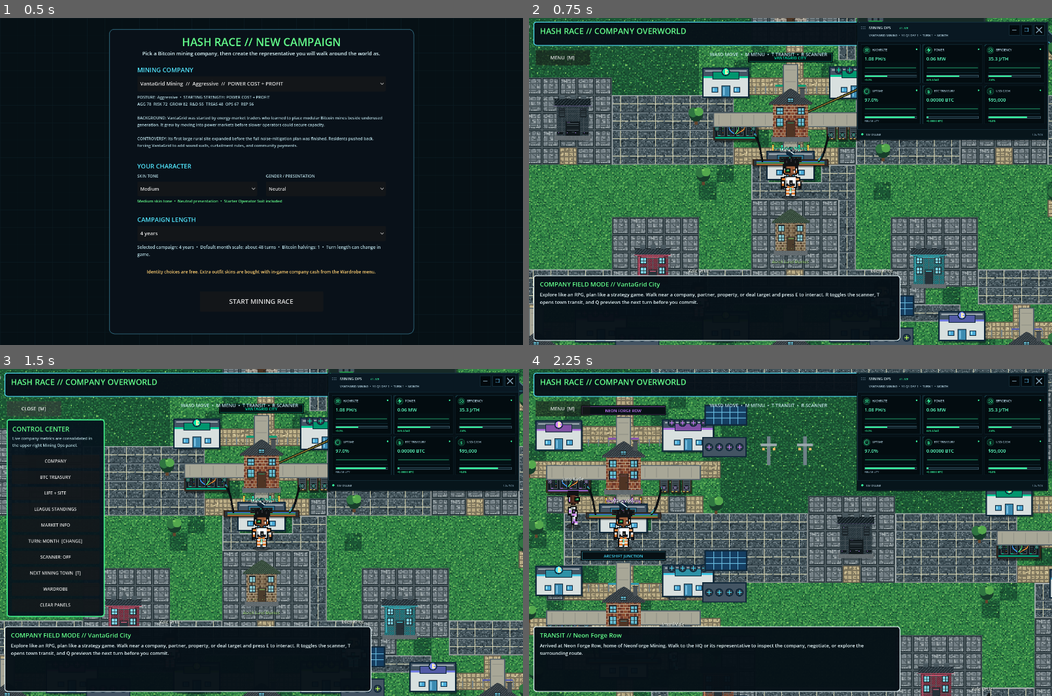
Above: before the commit, frames 1-4 (two rows, left to right).
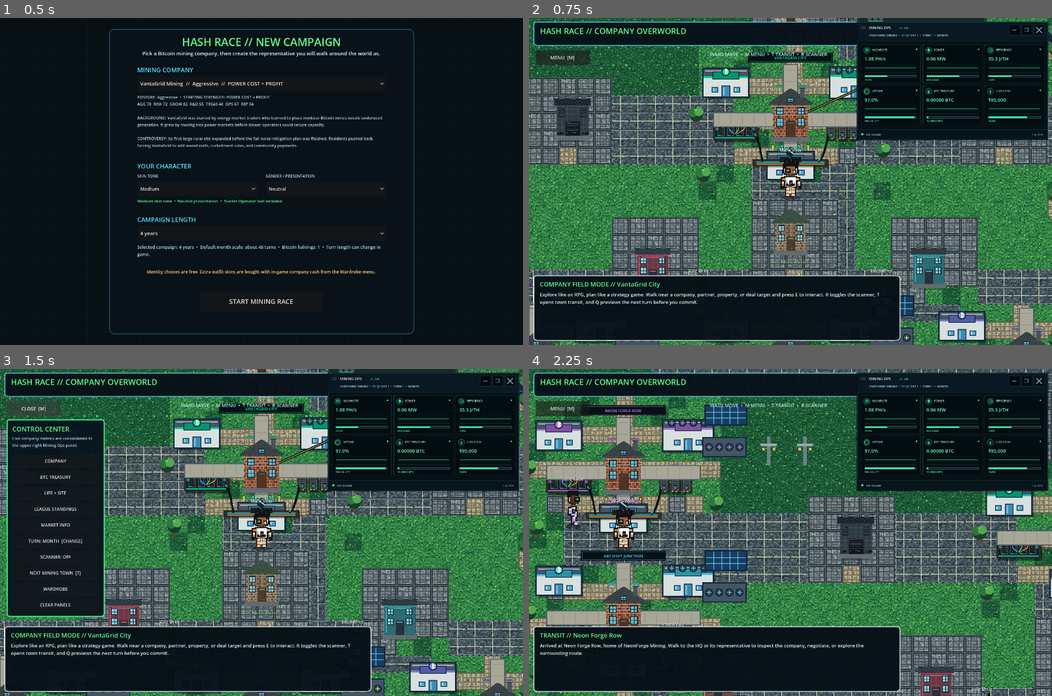
Above: after the commit, the same moments.

Repository: 1freetech/HashRace
Game: Godot game, scene res://scenes/campaign_setup.tscn
Same seed, same stepped clock (60 frames per second), same inputs: the game is played once before the commit and once after it.
Inputs:
- Up to frame 1 (0.5 s): no input
- Up to frame 2 (0.75 s): click "START MINING RACE" at 0.5 s
- Up to frame 3 (1.5 s): click "MENU [M]" at 1.25 s
- Up to frame 4 (2.25 s): click "NEXT MINING TOWN [T]" at 2 s

Frame 1 is identical in both runs. In frame 2, 2.3% of the frame differs, in the area x 0-100%, y 0-100%; in frame 3, 1.9%; in frame 4, 1.8%.

Commit message:
Release v0.082 with Gen-2 microtile rendering

Diff:
--- a/Godot/scenes/world.tscn
+++ b/Godot/scenes/world.tscn
@@ -1,7 +1,7 @@
 [gd_scene load_steps=3 format=3]
 
-; world_v080.gd -> res://scripts/world_v073.gd -> world_v072.gd -> existing visual/gameplay stack. v0.080 unifies procedural facilities and characters on a hard pixel grid, adds ground-contact depth sorting, and locks the live camera to whole pixels while preserving negotiation, infrastructure, simulation, and the Mining Ops HUD.
-[ext_resource path="res://scripts/world_v080.gd" type="Script" id="1_world"]
+; world_v082.gd -> res://scripts/world_v073.gd -> world_v072.gd -> existing visual/gameplay stack. v0.082 keeps the v0.080 hard pixel/depth contract and adds an 8x8 microtile composition layer for terrain edges, surface motifs and industrial building cladding while preserving negotiation, infrastructure, simulation, and the Mining Ops HUD.
+[ext_resource path="res://scripts/world_v082.gd" type="Script" id="1_world"]
 [ext_resource path="res://scripts/live_treasury_controls.gd" type="Script" id="2_treasury"]
 
 [node name="HashRaceRPGStrategyWorld" type="Node2D"]
--- /dev/null
+++ b/Godot/scripts/gen2_microtile_rules.gd
@@ -0,0 +1,80 @@
+extends RefCounted
+class_name HashRaceGen2Microtiles
+
+# Hash Race adaptation of the MIT-licensed Pokemon-gen-2-style-tilemap idea:
+# build larger terrain/objects from named 8x8 microtiles and deterministic
+# variants instead of painting arbitrary sub-pixel/vector detail.
+# No Pokemon artwork is bundled or copied.
+
+const MICRO_TILE_SIZE: float = 8.0
+const CELL_MICROTILES: int = 6
+const CELL_SIZE: float = MICRO_TILE_SIZE * float(CELL_MICROTILES)
+
+const NORTH: int = 1
+const EAST: int = 2
+const SOUTH: int = 4
+const WEST: int = 8
+
+const MOTIF_NAMES := [
+    "path",
+    "path_gravel",
+    "grass_flat",
+    "grass_tuft",
+    "water_wave",
+    "lot_panel",
+    "plaza_paver",
+    "building_cladding",
+]
+
+static func neighbor_mask(cells: Dictionary, cell: Vector2i, tile_id: int) -> int:
+    var mask: int = 0
+    if int(cells.get(cell + Vector2i.UP, -999999)) == tile_id:
+        mask |= NORTH
+    if int(cells.get(cell + Vector2i.RIGHT, -999999)) == tile_id:
+        mask |= EAST
+    if int(cells.get(cell + Vector2i.DOWN, -999999)) == tile_id:
+        mask |= SOUTH
+    if int(cells.get(cell + Vector2i.LEFT, -999999)) == tile_id:
+        mask |= WEST
+    return mask
+
+static func has_neighbor(mask: int, direction: int) -> bool:
+    return (mask & direction) != 0
+
+static func motif_slots(seed: int, count: int) -> Array[Vector2i]:
+    var slots: Array[Vector2i] = []
+    var used: Dictionary = {}
+    var total: int = CELL_MICROTILES * CELL_MICROTILES
+    var wanted: int = clampi(count, 0, total)
+    var state: int = absi(seed) + 17
+    while slots.size() < wanted:
+        state = int((state * 1103515245 + 12345) % 2147483647)
+        var idx: int = state % total
+        var guard: int = 0
+        while used.has(idx) and guard < total:
+            idx = (idx + 7) % total
+            guard += 1
+        if used.has(idx):
+            break
+        used[idx] = true
+        slots.append(Vector2i(idx % CELL_MICROTILES, int(idx / CELL_MICROTILES)))
+    return slots
+
+static func micro_origin(cell_origin: Vector2, slot: Vector2i) -> Vector2:
+    return cell_origin + Vector2(float(slot.x), float(slot.y)) * MICRO_TILE_SIZE
+
+static func snap_to_micro(value: float) -> float:
+    return roundf(value / MICRO_TILE_SIZE) * MICRO_TILE_SIZE
+
+static func snap_point(value: Vector2) -> Vector2:
+    return Vector2(snap_to_micro(value.x), snap_to_micro(value.y))
+
+static func source_contract_ready() -> bool:
+    var slots: Array[Vector2i] = motif_slots(42, 6)
+    return (
+        is_equal_approx(CELL_SIZE, 48.0)
+        and slots.size() == 6
+        and MOTIF_NAMES.has("grass_flat")
+        and MOTIF_NAMES.has("building_cladding")
+        and neighbor_mask({Vector2i.ZERO: 1, Vector2i.RIGHT: 1}, Vector2i.ZERO, 1) == EAST
+    )
--- a/Godot/scripts/validate_overworld.gd
+++ b/Godot/scripts/validate_overworld.gd
@@ -43,7 +43,7 @@
         "debug_character_customization_ready", "debug_character_skin_tone", "debug_character_gender",
         "debug_character_outfit", "debug_paid_outfits_use_game_cash", "debug_infrastructure_detail_ready",
         "debug_modular_architecture_ready", "debug_simulation_snapshot", "debug_physical_rack_count", "debug_hud_consolidated", "debug_v070_ready",
-        "debug_negotiation_ready", "debug_negotiation_snapshot", "debug_v072_ready", "debug_v073_ready", "debug_v080_ready", "debug_pixel_integration_ready", "debug_character_pose_library", "debug_character_body_variant_count", "play_character_action", "start_negotiation",
+        "debug_negotiation_ready", "debug_negotiation_snapshot", "debug_v072_ready", "debug_v073_ready", "debug_v080_ready", "debug_v082_ready", "debug_pixel_integration_ready", "debug_character_pose_library", "debug_character_body_variant_count", "play_character_action", "start_negotiation",
         "_choose_outfit", "_open_entity", "_end_quarter"
     ]
     for method_name in required_methods:
@@ -201,6 +201,9 @@
     if not bool(scene.call("debug_pixel_integration_ready")):
         _fail("building grid, whole-pixel camera, or depth integration is not ready")
         return
+    if not bool(scene.call("debug_v082_ready")):
+        _fail("v0.082 8x8 microtile terrain/building integration is not ready")
+        return
 
     # v0.052 character customization contract.
     if not bool(scene.call("debug_character_customization_ready")):
@@ -259,5 +262,5 @@
         _fail("confirmed turn settlement did not advance the turn")
         return
 
-    print("HASH RACE OVERWORLD PASS: v0.080 verified hard-grid pixel facilities, whole-pixel camera motion, base-Y character/building depth ordering, Resource-backed infrastructure, physical rack placement, fixed-tick simulation, consolidated live metrics, and negotiation systems.")
+    print("HASH RACE OVERWORLD PASS: v0.082 verified 8x8 microtile terrain/building composition on top of the v0.080 hard-grid camera/depth contract, Resource-backed infrastructure, physical rack placement, fixed-tick simulation, consolidated live metrics, and negotiation systems.")
     quit(0)
--- /dev/null
+++ b/Godot/scripts/world_v082.gd
@@ -0,0 +1,138 @@
+extends "res://scripts/world_v080.gd"
+
+# Hash Race v0.082 Gen-2-style microtile pass.
+# Inspired by the supplied MIT-licensed Pokemon-gen-2-style-tilemap tooling:
+# use named 8x8 source modules to construct larger 48px terrain cells and
+# building surfaces. This keeps detail structured without copying artwork.
+
+const Gen2Micro = preload("res://scripts/gen2_microtile_rules.gd")
+
+const V082_MICROTILE_REVISION: int = 1
+const V082_SOURCE: String = "Pokemon-gen-2-style-tilemap (MIT, Niko)"
+const V082_MICRO: float = 8.0
+
+func _ready() -> void:
+    super._ready()
+    set_meta("hashrace_gen2_microtile_revision", V082_MICROTILE_REVISION)
+    set_meta("hashrace_microtile_size", V082_MICRO)
+    queue_redraw()
+
+func _draw_art_tile(cell: Vector2i, tile_id: int) -> void:
+    super._draw_art_tile(cell, tile_id)
+    var origin := VisualStack.snap_to_pixel(
+        Vector2(float(cell.x) * ART_TILE_SIZE, float(cell.y) * ART_TILE_SIZE)
+    )
+    var seed: int = _detail_seed(cell, tile_id + 820)
+    _draw_v082_microtile_overlay(cell, origin, tile_id, seed)
+
+func _draw_v082_microtile_overlay(cell: Vector2i, origin: Vector2, tile_id: int, seed: int) -> void:
+    var mask: int = Gen2Micro.neighbor_mask(art_cells, cell, tile_id)
+    match tile_id:
+        TILE_GRASS, TILE_GRASS_DARK:
+            _draw_v082_grass_microtiles(origin, seed, tile_id == TILE_GRASS_DARK)
+        TILE_ROAD:
+            _draw_v082_road_microtiles(origin, seed, mask)
+        TILE_WATER:
+            _draw_v082_water_microtiles(origin, seed, mask)
+        TILE_LOT:
+            _draw_v082_lot_microtiles(origin, seed)
+        TILE_PLAZA:
+            _draw_v082_plaza_microtiles(origin, seed)
+
+func _draw_v082_grass_microtiles(origin: Vector2, seed: int, dark_variant: bool) -> void:
+    var low := Color("163427") if not dark_variant else Color("0b241b")
+    var mid := Color("2d6044") if not dark_variant else Color("1b4632")
+    var high := Color("4e8c5e") if not dark_variant else Color("347052")
+    var slots: Array[Vector2i] = Gen2Micro.motif_slots(seed, 5)
+    for i in range(slots.size()):
+        var p: Vector2 = Gen2Micro.micro_origin(origin, slots[i])
+        var tone: Color = high if i % 3 == 0 else (mid if i % 3 == 1 else low)
+        draw_rect(Rect2(p + Vector2(1.0, 5.0), Vector2(2.0, 2.0)), tone, true)
+        draw_rect(Rect2(p + Vector2(4.0, 2.0), Vector2(3.0, 2.0)), tone, true)
+        if i % 2 == 0:
+            draw_rect(Rect2(p + Vector2(5.0, 4.0), Vector2(2.0, 2.0)), low, true)
+
+func _draw_v082_road_microtiles(origin: Vector2, seed: int, mask: int) -> void:
+    var slots: Array[Vector2i] = Gen2Micro.motif_slots(seed, 4)
+    for i in range(slots.size()):
+        var p: Vector2 = Gen2Micro.micro_origin(origin, slots[i])
+        var tone := Color("3a4850") if i % 2 == 0 else Color("202b31")
+        draw_rect(Rect2(p + Vector2(2.0, 3.0), Vector2(4.0, 2.0)), tone, true)
+        if i % 2 == 0:
+            draw_rect(Rect2(p + Vector2(5.0, 6.0), Vector2(2.0, 1.0)), Color("65757c"), true)
+    _draw_v082_edge_modules(origin, mask, Color("65767d"), Color("1c282e"))
+
+func _draw_v082_water_microtiles(origin: Vector2, seed: int, mask: int) -> void:
+    var phase: int = int(Time.get_ticks_msec() / 240) % Gen2Micro.CELL_MICROTILES
+    for row in range(3):
+        var cell_x: int = (seed + row * 3 + phase) % Gen2Micro.CELL_MICROTILES
+        var p := origin + Vector2(float(cell_x) * V082_MICRO, 6.0 + float(row) * 14.0)
+        draw_rect(Rect2(p, Vector2(6.0, 2.0)), Color("5bc7d1"), true)
+        draw_rect(Rect2(p + Vector2(3.0, 3.0), Vector2(4.0, 2.0)), Color("1a7487"), true)
+    _draw_v082_edge_modules(origin, mask, Color("6bd4d9"), Color("0a3c50"))
+
+func _draw_v082_lot_microtiles(origin: Vector2, seed: int) -> void:
+    for i in range(1, Gen2Micro.CELL_MICROTILES):
+        if (i + seed) % 2 == 0:
+            var offset: float = float(i) * V082_MICRO
+            draw_rect(Rect2(origin + Vector2(offset, 4.0), Vector2(1.0, 40.0)), Color("38454a"), true)
+            draw_rect(Rect2(origin + Vector2(4.0, offset), Vector2(40.0, 1.0)), Color("38454a"), true)
+    for slot in Gen2Micro.motif_slots(seed + 31, 3):
+        var p: Vector2 = Gen2Micro.micro_origin(origin, slot)
+        draw_rect(Rect2(p + Vector2(3.0, 3.0), Vector2(2.0, 2.0)), Color("7c8a8f"), true)
+
+func _draw_v082_plaza_microtiles(origin: Vector2, seed: int) -> void:
+    for y in range(0, Gen2Micro.CELL_MICROTILES, 2):
+        for x in range((int(y / 2) + seed) % 2, Gen2Micro.CELL_MICROTILES, 2):
+            var p := origin + Vector2(float(x) * V082_MICRO, float(y) * V082_MICRO)
+            draw_rect(Rect2(p + Vector2(1.0, 1.0), Vector2(6.0, 6.0)), Color("617076"), false, 1.0)
+
+func _draw_v082_edge_modules(origin: Vector2, mask: int, light: Color, dark: Color) -> void:
+    if not Gen2Micro.has_neighbor(mask, Gen2Micro.NORTH):
+        for x in range(Gen2Micro.CELL_MICROTILES):
+            var tone: Color = light if x % 2 == 0 else dark
+            draw_rect(Rect2(origin + Vector2(float(x) * V082_MICRO, 0.0), Vector2(7.0, 2.0)), tone, true)
+    if not Gen2Micro.has_neighbor(mask, Gen2Micro.SOUTH):
+        for x in range(Gen2Micro.CELL_MICROTILES):
+            var tone: Color = dark if x % 2 == 0 else light
+            draw_rect(Rect2(origin + Vector2(float(x) * V082_MICRO, 46.0), Vector2(7.0, 2.0)), tone, true)
+    if not Gen2Micro.has_neighbor(mask, Gen2Micro.WEST):
+        for y in range(Gen2Micro.CELL_MICROTILES):
+            var tone: Color = light if y % 2 == 0 else dark
+            draw_rect(Rect2(origin + Vector2(0.0, float(y) * V082_MICRO), Vector2(2.0, 7.0)), tone, true)
+    if not Gen2Micro.has_neighbor(mask, Gen2Micro.EAST):
+        for y in range(Gen2Micro.CELL_MICROTILES):
+            var tone: Color = dark if y % 2 == 0 else light
+            draw_rect(Rect2(origin + Vector2(46.0, float(y) * V082_MICRO), Vector2(2.0, 7.0)), tone, true)
+
+func _draw_facility_surface_detail(pos: Vector2, size_value: Vector2, accent: Color, seed: int) -> void:
+    super._draw_facility_surface_detail(pos, size_value, accent, seed)
+    var snapped_pos: Vector2 = _v080_snap(pos)
+    var size_px: Vector2 = _v080_snap_size(size_value)
+    var left: float = Gen2Micro.snap_to_micro(snapped_pos.x - size_px.x * 0.5)
+    var top: float = Gen2Micro.snap_to_micro(snapped_pos.y - size_px.y * 0.62)
+    var panel_dark: Color = Color("0d171c")
+    var panel_mid: Color = Color("26363d")
+    var panel_hi: Color = accent.darkened(0.18)
+
+    var columns: int = maxi(1, int(floor((size_px.x - 32.0) / 16.0)))
+    var rows: int = maxi(1, mini(4, int(floor((size_px.y - 52.0) / 16.0))))
+    for row in range(rows):
+        for col in range(columns):
+            if (col + row + seed) % 3 != 0:
+                continue
+            var px: float = left + 16.0 + float(col) * 16.0
+            var py: float = top + 36.0 + float(row) * 16.0
+            draw_rect(Rect2(px, py, 8.0, 4.0), panel_dark, true)
+            draw_rect(Rect2(px + 8.0, py, 4.0, 4.0), panel_mid, true)
+            if (col + seed) % 4 == 0:
+                draw_rect(Rect2(px + 4.0, py + 6.0, 8.0, 2.0), panel_hi, true)
+
+func debug_v082_ready() -> bool:
+    return (
+        debug_v080_ready()
+        and V082_MICROTILE_REVISION >= 1
+        and is_equal_approx(V082_MICRO, 8.0)
+        and is_equal_approx(ART_TILE_SIZE, Gen2Micro.CELL_SIZE)
+        and Gen2Micro.source_contract_ready()
+    )
Not shown, changed: .github/workflows/desktop-release.yml
Not shown, changed: VERSION
Not shown, added: docs/GEN2_MICROTILE_REFERENCE.md
Not shown, changed: tools/smoke_test.py
